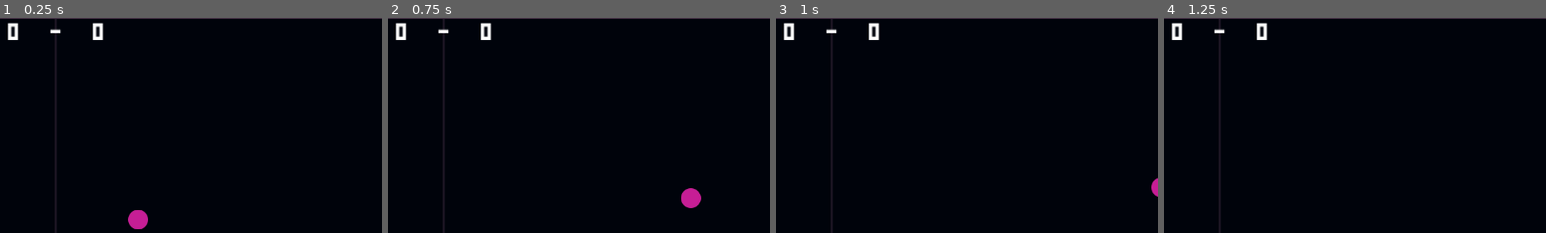
Above: before the commit, frames 1-4 (left to right).
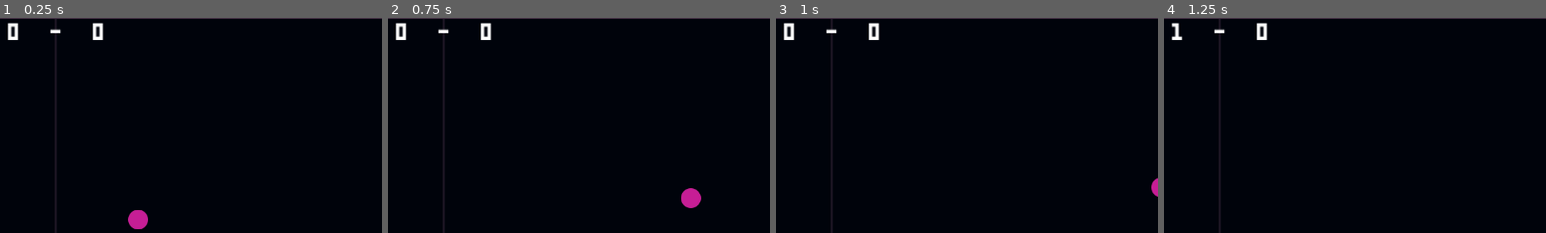
Above: after the commit, the same moments.

Repository: ds-bhatia/Pong-Remake
Game: Godot game, scene res://main.tscn
The game is run twice, just before and just after one commit, with the same random seed, the same clock (stepped at 60 frames per second) and the same inputs.
Inputs:
- Up to frame 1 (0.25 s): no input
- Up to frame 2 (0.75 s): hold Up (ui_up) from 0.53 s (still down); hold S (s) from 0.53 s (still down)
- Up to frame 3 (1 s): keep holding Up (ui_up); keep holding S (s); tap W (w) at 0.8 s
- Up to frame 4 (1.25 s): keep holding Up (ui_up); keep holding S (s)
The pictures show only the part of the screen within x 43-93%, y 0-50%; the shares and areas given below are measured in that part.

Frames 1-3 are identical in both runs. In frame 4, 0.2% of the frame differs, in the area x 2-5%, y 2-9%.

Commit message:
Added basic points updation

Diff:
--- a/ball.gd
+++ b/ball.gd
@@ -15,5 +15,6 @@
 func _process(delta: float) -> void:
 	var collision_info = move_and_collide(velocity * delta)
 	if collision_info:
+		speed = 600
 		velocity = velocity.bounce(collision_info.get_normal())
 	position += velocity * speed * delta
--- /dev/null
+++ b/main.gd
@@ -0,0 +1,21 @@
+extends Node
+
+var p1Score = 0
+var p2Score = 0
+# Called when the node enters the scene tree for the first time.
+func _ready() -> void:
+	pass # Replace with function body.
+
+
+# Called every frame. 'delta' is the elapsed time since the previous frame.
+func _process(delta: float) -> void:
+	pass
+
+
+func _on_visible_on_screen_notifier_2d_screen_exited() -> void:
+	if $Ball.position.x > 0:
+		p1Score += 1
+		$P1Score.text = str(p1Score)
+	else:
+		p2Score += 1
+		$P2Score.text = str(p2Score)
--- a/main.tscn
+++ b/main.tscn
@@ -1,6 +1,7 @@
-[gd_scene load_steps=7 format=3 uid="uid://b7eyubtxgnldc"]
+[gd_scene load_steps=8 format=3 uid="uid://b7eyubtxgnldc"]
 
 [ext_resource type="PackedScene" uid="uid://cdweop4es8ny2" path="res://player1.tscn" id="1_h1bbx"]
+[ext_resource type="Script" path="res://main.gd" id="1_s5tfy"]
 [ext_resource type="Texture2D" uid="uid://81xtbuh33ebs" path="res://arts/Board.png" id="1_vj1tw"]
 [ext_resource type="FontFile" uid="uid://r0h8snk18xky" path="res://fonts/bit5x3.ttf" id="2_6w5rn"]
 [ext_resource type="PackedScene" uid="uid://e0p8jo6akhom" path="res://player2.tscn" id="2_q0q0m"]
@@ -8,6 +9,7 @@
 [ext_resource type="PackedScene" uid="uid://csu2e82m2emwm" path="res://wall.tscn" id="6_kcrp7"]
 
 [node name="Main" type="Node"]
+script = ExtResource("1_s5tfy")
 
 [node name="TextureRect" type="TextureRect" parent="."]
 offset_right = 1156.0
@@ -60,6 +62,8 @@
 collision_layer = 4
 collision_mask = 3
 
+[node name="VisibleOnScreenNotifier2D" type="VisibleOnScreenNotifier2D" parent="Ball"]
+
 [node name="Label" type="Label" parent="."]
 anchors_preset = 5
 anchor_left = 0.5
@@ -81,3 +85,5 @@
 [node name="wallBottom" parent="." instance=ExtResource("6_kcrp7")]
 position = Vector2(17, 655)
 rotation = 0.000104315
+
+[connection signal="screen_exited" from="Ball/VisibleOnScreenNotifier2D" to="." method="_on_visible_on_screen_notifier_2d_screen_exited"]
--- a/player1.tscn
+++ b/player1.tscn
@@ -14,7 +14,6 @@
 
 [node name="Sprite2D" type="Sprite2D" parent="."]
 rotation = -0.0014052
-scale = Vector2(1, 1)
 texture = ExtResource("1_mwd0r")
 
 [node name="CollisionShape2D" type="CollisionShape2D" parent="."]
--- a/player2.tscn
+++ b/player2.tscn
@@ -14,7 +14,6 @@
 
 [node name="Sprite2D" type="Sprite2D" parent="."]
 rotation = -0.0014052
-scale = Vector2(1, 1)
 texture = ExtResource("1_rr6fa")
 
 [node name="CollisionShape2D" type="CollisionShape2D" parent="."]
